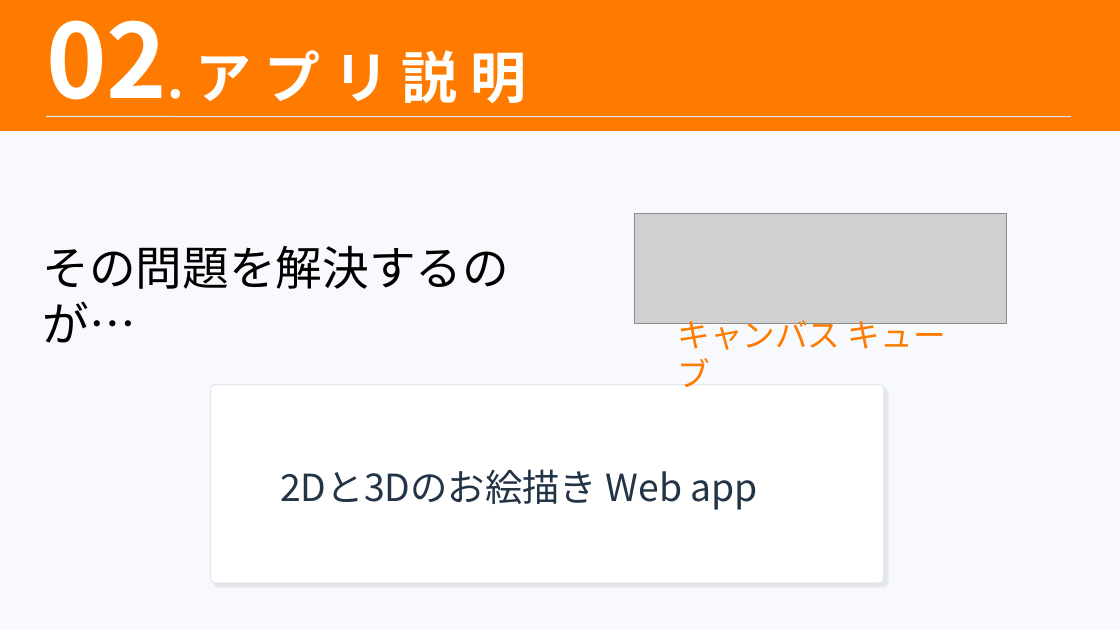
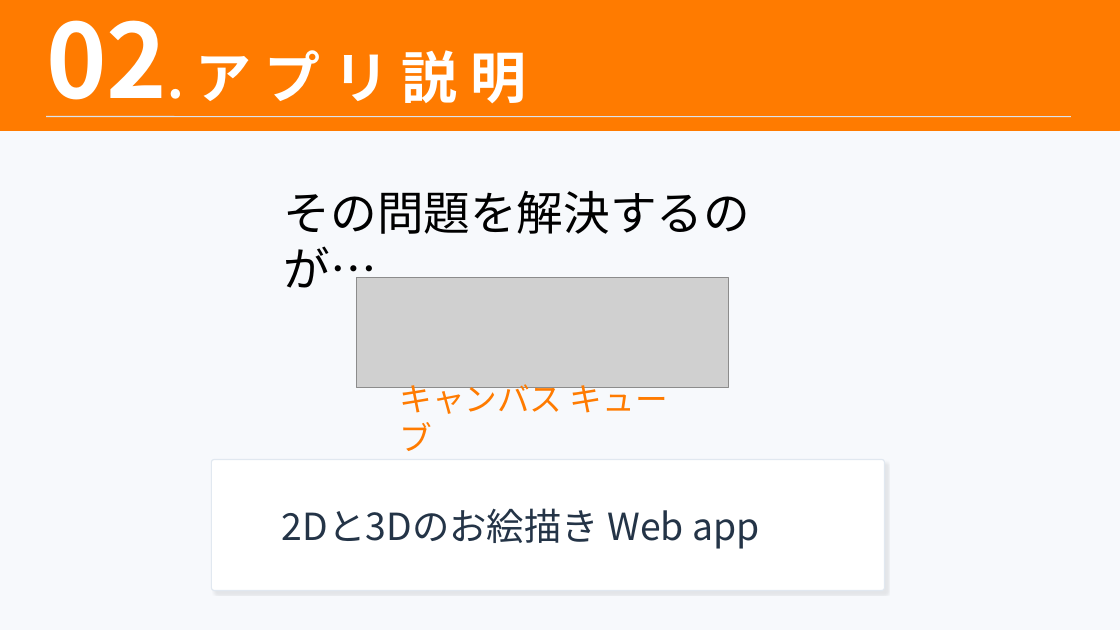
Before and after one commit to aboshi1539/Personal_production_2, a slide deck: slide 4 of 0H01002_網干風駕_個人製作.pptx. Drawn at 1120x630 pixels with LibreOffice and Linux fonts; fonts in the diff are those of the drawing; grey boxes stand for pictures. Boxes give left, top, right and bottom in pixels: in the first picture for what was removed or moved away, otherwise in the second. Text is boxed around its words. In the diff, an @@ line names an element or a change of style, - is before the commit and + after.

```diff
--- a/0H01002_網干風駕_個人製作.pptx
+++ b/0H01002_網干風駕_個人製作.pptx
@@ text "その問題を解決するのが…": place and size @@
-text "その問題を解決するのが…" at (43,246,509,289)
+text "その問題を解決するのが…" at (284,191,750,234)
@@ picture: place and size @@
-picture at (634,214,1007,324)
+picture at (356,278,728,388)
@@ text "キャンバス キューブ": place and size @@
-text "キャンバス キューブ" at (677,313,946,387)
+text "キャンバス キューブ" at (399,377,668,451)
@@ rounded rectangle: place and size @@
-rounded rectangle at (211,385,884,583)
+rounded rectangle at (212,460,885,591)
@@ text "2Dと3Dのお絵描き Web app": place and size @@
-text "2Dと3Dのお絵描き Web app" at (280,469,758,510)
+text "2Dと3Dのお絵描き Web app" at (282,508,759,549)
```
Also in this commit, not shown: 4 other slides changed, 3 other files.
